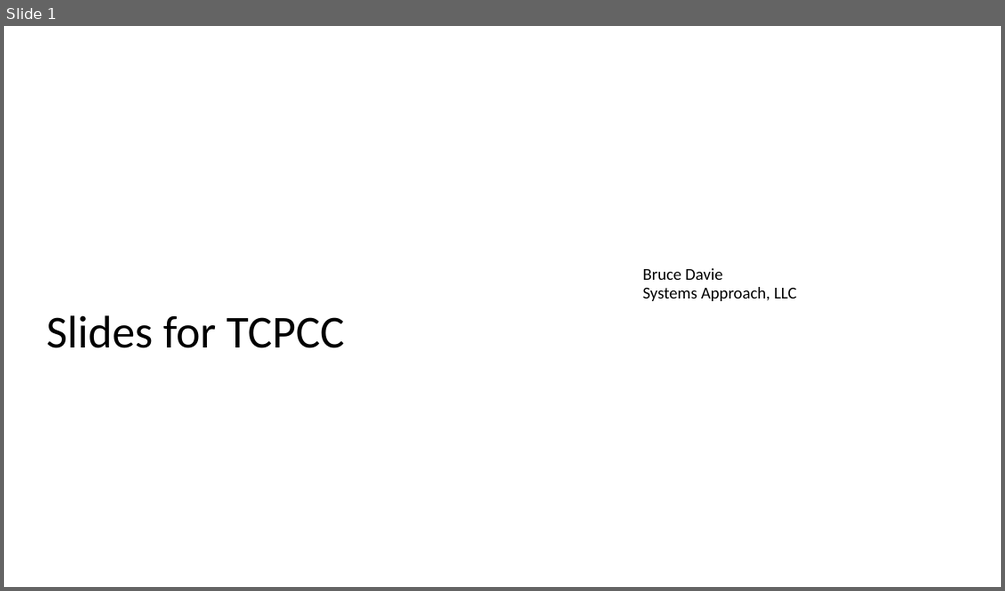
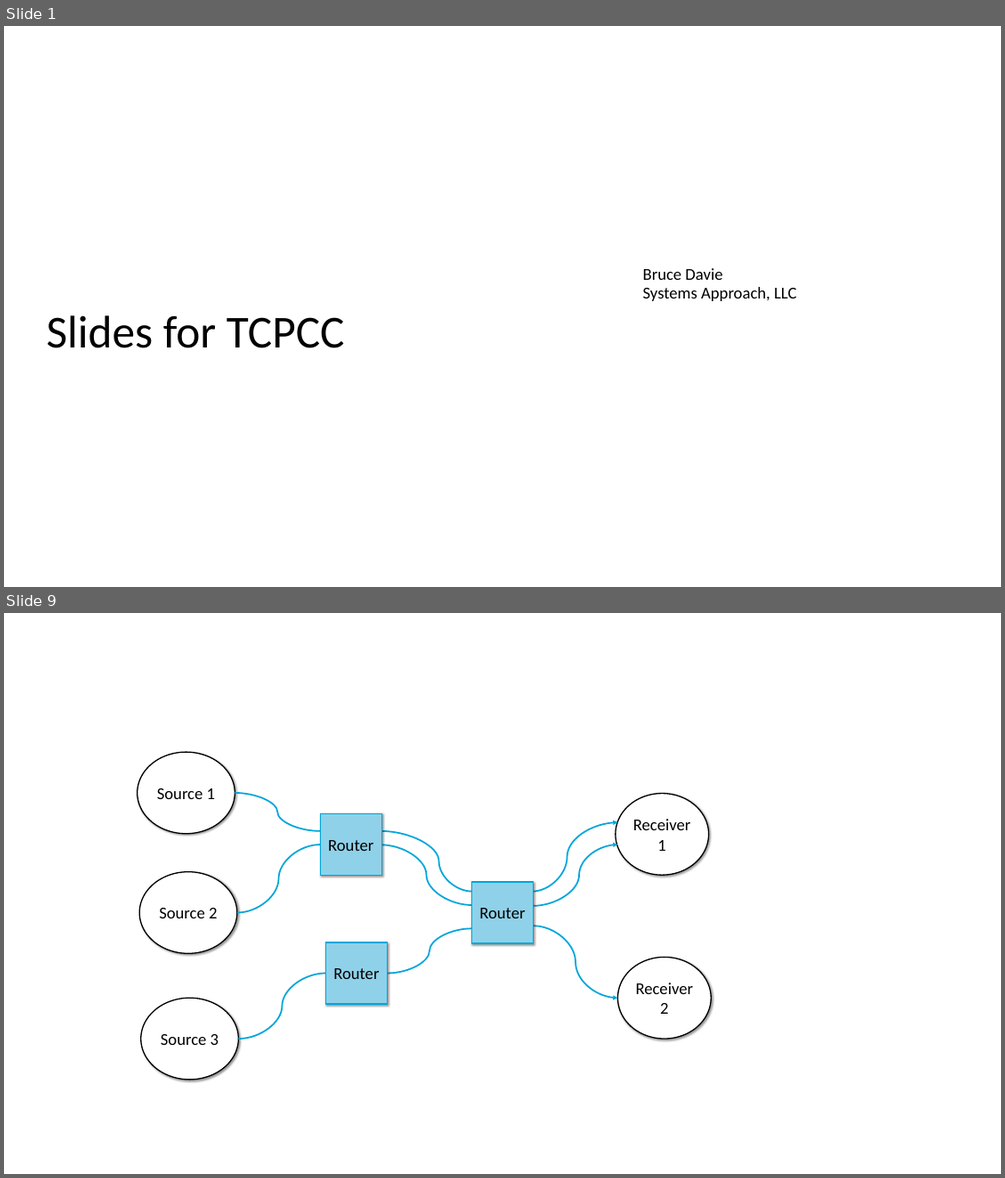
Before and after one commit to SystemsApproach/tcpcc, a slide deck: figures/Figure-sources.pptx. Shown one above the other, each under a label of ours: slide 1 before the commit, slides 1 and 9 after it; the slides between them are not shown. The pictures are 1005x591 and 1005x1178 pixels, drawn with LibreOffice and Linux fonts; fonts in the diff are those of the drawing; background and template pictures are left out. Boxes give left, top, right and bottom in pixels: in the first picture for what was removed or moved away, otherwise in the second. Text is boxed around its words. In the diff, an @@ line names an element or a change of style, - is before the commit and + after.

```diff
--- a/figures/Figure-sources.pptx
+++ b/figures/Figure-sources.pptx
@@ slide 9 added at box(4, 613, 1001, 1174), background #FFFFFF @@
@@ ellipse added at box(138, 752, 235, 834), fill #FFFFFF, outline #000000 2.25 pt, 32 pt, text #000000 @@
+Source 1
@@ curved line added from (235, 793) to (320, 831), #00A6DA 3 pt @@
@@ ellipse added at box(615, 793, 708, 875), fill #FFFFFF, outline #000000 2.25 pt, 32 pt, text #000000 @@
+Receiver 1
@@ rectangle added at box(320, 814, 382, 876), fill #8FD1E9, outline #00A6DA 2.25 pt, 32 pt, text #000000 @@
+Router
@@ curved arrow added from (532, 891) to (618, 822), #00A6DA 3 pt @@
@@ curved line added from (237, 912) to (320, 844), #00A6DA 3 pt @@
@@ curved line added from (380, 844) to (472, 905), #00A6DA 3 pt @@
@@ curved line added from (380, 831) to (472, 891), #00A6DA 3 pt @@
@@ curved arrow added from (533, 906) to (618, 844), #00A6DA 3 pt @@
@@ ellipse added at box(139, 872, 237, 953), fill #FFFFFF, outline #000000 2.25 pt, 32 pt, text #000000 @@
+Source 2
@@ rectangle added at box(471, 882, 534, 943), fill #8FD1E9, outline #00A6DA 2.25 pt, 32 pt, text #000000 @@
+Router
@@ curved line added from (387, 973) to (471, 928), #00A6DA 3 pt @@
@@ curved arrow added from (534, 925) to (618, 997), #00A6DA 3 pt @@
@@ rectangle added at box(325, 942, 387, 1004), fill #8FD1E9, outline #00A6DA 2.25 pt, 32 pt, text #000000 @@
+Router
@@ ellipse added at box(618, 957, 711, 1038), fill #FFFFFF, outline #000000 2.25 pt, 32 pt, text #000000 @@
+Receiver 2
@@ curved line added from (238, 1038) to (325, 973), #00A6DA 3 pt @@
@@ ellipse added at box(141, 997, 238, 1079), fill #FFFFFF, outline #000000 2.25 pt, 32 pt, text #000000 @@
+Source 3
```
Also in this commit, not shown: 6 slides changed, 2 other slides added, 16 other files.
